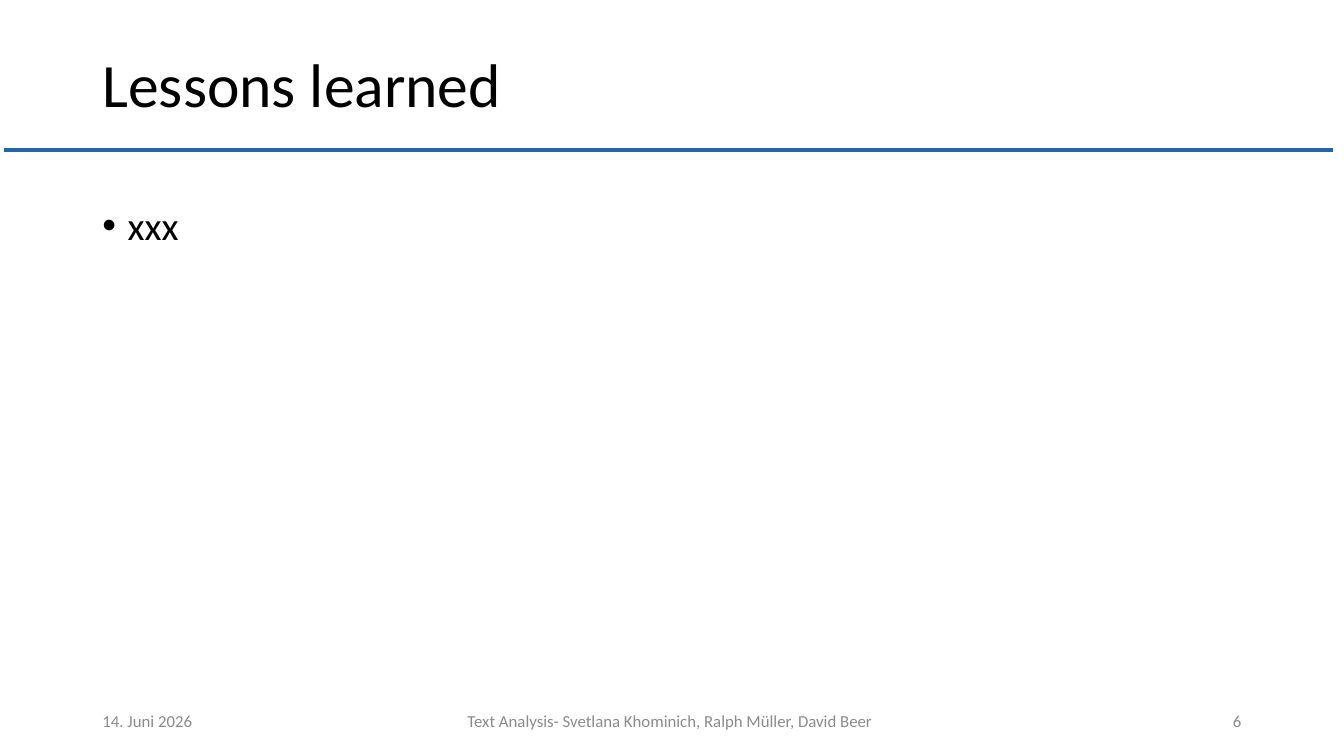
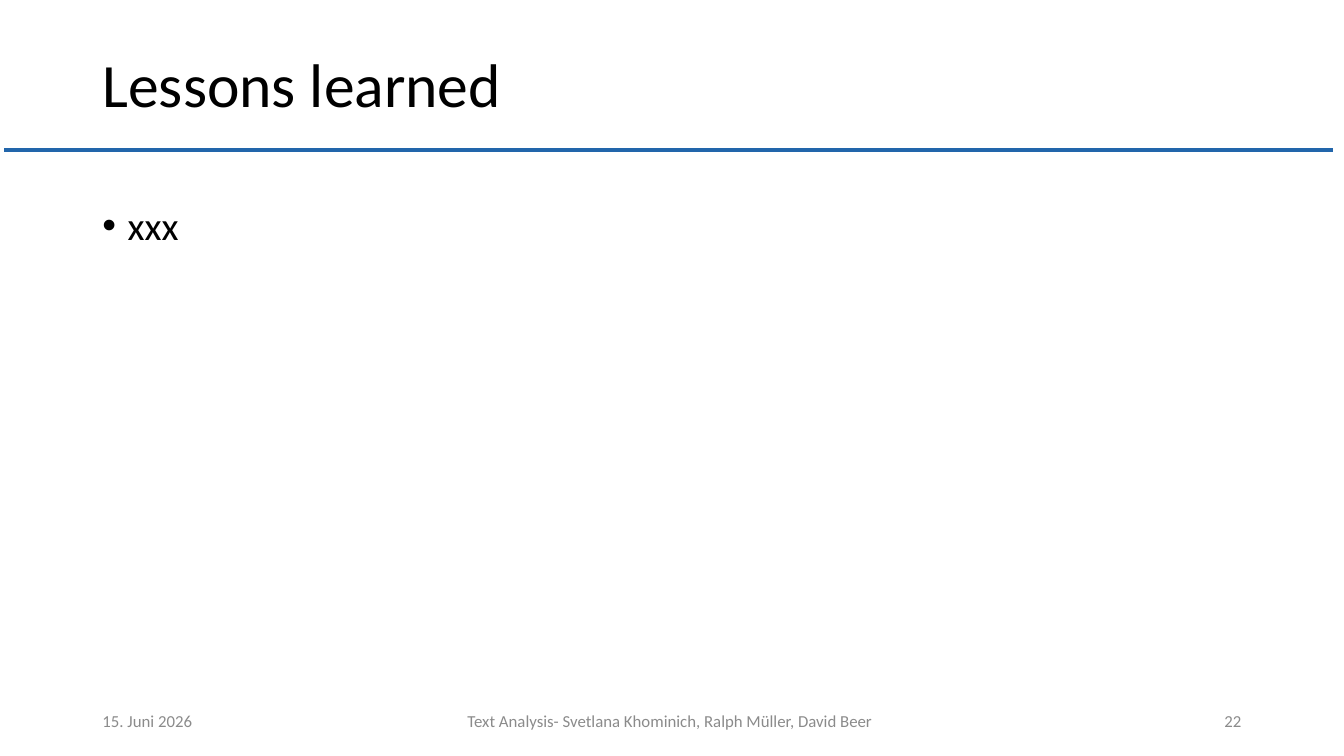
Before and after one commit to muellR/text_analysis, a slide deck: slide 22 of presentation/ln_text_analysis.pptx (slide 6 before the commit). Drawn at 1344x756 pixels with LibreOffice and Linux fonts; fonts in the diff are those of the drawing; background and template pictures are left out. Boxes give left, top, right and bottom in pixels: in the first picture for what was removed or moved away, otherwise in the second. Text is boxed around its words. In the diff, an @@ line names an element or a change of style, - is before the commit and + after.

```diff
--- a/presentation/ln_text_analysis.pptx
+++ b/presentation/ln_text_analysis.pptx
@@ text at [102, 715, 192, 727]: text changed @@
-14. Juni 2026
+15. Juni 2026
@@ page number at [1224, 716, 1241, 727]: text changed @@
-6
+22
```
Also in this commit, not shown: 4 other slides changed, 16 slides added, 8 other files.
